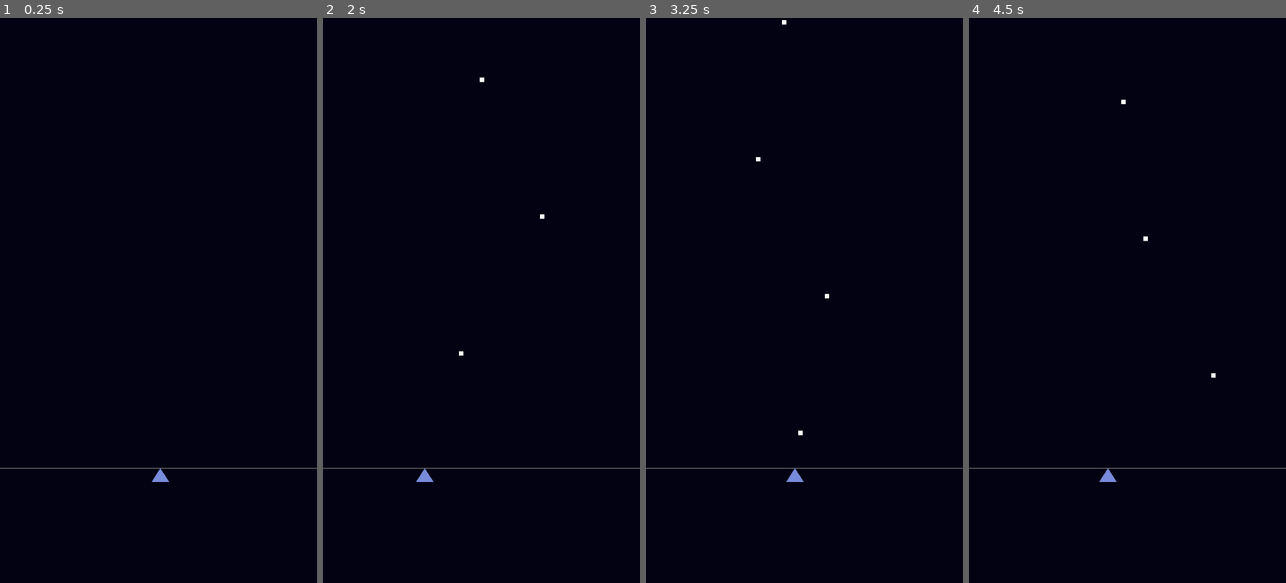
Above: before the commit, frames 1-4 (left to right).
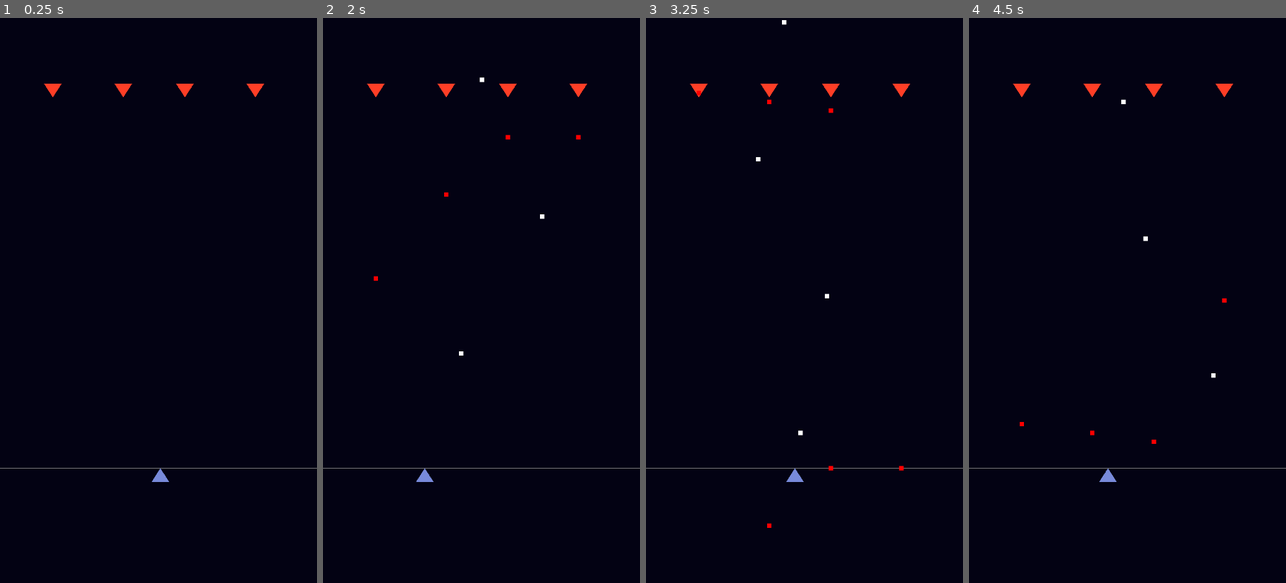
Above: after the commit, the same moments.

Repository: mystal/corneria
Game: Godot game, scene res://levels/proto.tscn
Two runs of this game, one before a commit and one after it. Both use one fixed random seed, a clock stepped at 60 frames per second and the inputs below.
Inputs (mouse positions are in pixels of both pictures, inside the frame that each line leads up to):
- Up to frame 1 (0.25 s): no input
- Up to frame 2 (2 s): tap Enter at 0.5 s; move the mouse to (551, 272) at 0.52 s; hold Right (ui_right) 0.53-1.28 s; tap Space at 1.25 s; move the mouse to (418, 328) at 1.27 s; hold Left (ui_left) from 1.28 s (still down)
- Up to frame 3 (3.25 s): move the mouse to (836, 176) at 2.02 s; release Left (ui_left) at 2.03 s; hold Right (ui_right) from 2.03 s (still down); move the mouse to (788, 413) at 2.77 s
- Up to frame 4 (4.5 s): move the mouse to (1222, 385) at 3.52 s; release Right (ui_right) at 3.53 s; hold Left (ui_left) from 3.53 s (still down); move the mouse to (1032, 215) at 4.27 s

The runs differ from the first frame. In frame 1, 0.3% of the frame differs, in the area x 13-84%, y 11-14%; in frame 2, 0.3%; in frame 3, 0.4%, in the area x 13-84%, y 11-91%; in frame 4, 0.3%.

Commit message:
Add simple enemy shooters and projectile lifetimes

Diff:
--- /dev/null
+++ b/godot/entities/enemies/enemy.gd
@@ -0,0 +1,23 @@
+class_name Enemy
+extends CharacterBody2D
+
+@export_group("Shooter")
+@export var projectile_scene: PackedScene
+@export var fire_rate: float = 2.0
+
+var faction: Enums.Faction = Enums.Faction.ENEMY
+
+@onready var _fire_cooldown: float = randf_range(1.0, 3.0)
+
+func _physics_process(delta: float) -> void:
+	_fire_cooldown -= delta
+	if _fire_cooldown <= 0.0:
+		# Spawn projectile
+		var new_projectile: Projectile = projectile_scene.instantiate()
+		new_projectile.instigator = self
+		new_projectile.position = position
+		new_projectile.dir = Vector2.DOWN
+		get_tree().current_scene.add_child(new_projectile)
+
+		# Reset cooldown
+		_fire_cooldown = randf_range(1.0, 3.0)
--- /dev/null
+++ b/godot/entities/enemies/enemy.tscn
@@ -0,0 +1,20 @@
+[gd_scene load_steps=4 format=3 uid="uid://bqmhpckf5nna4"]
+
+[ext_resource type="Script" path="res://entities/enemies/enemy.gd" id="1_i10bu"]
+[ext_resource type="PackedScene" uid="uid://c87otpe6316rq" path="res://entities/projectiles/projectile.tscn" id="2_41rlg"]
+
+[sub_resource type="CircleShape2D" id="CircleShape2D_k4dri"]
+
+[node name="Enemy" type="CharacterBody2D"]
+motion_mode = 1
+script = ExtResource("1_i10bu")
+projectile_scene = ExtResource("2_41rlg")
+
+[node name="Polygon2D" type="Polygon2D" parent="."]
+position = Vector2(0, -4.5)
+scale = Vector2(1, 0.775)
+color = Color(1, 0.244134, 0.149635, 1)
+polygon = PackedVector2Array(0, -20, 20, 20, -20, 20)
+
+[node name="CollisionShape2D" type="CollisionShape2D" parent="."]
+shape = SubResource("CircleShape2D_k4dri")
--- a/godot/entities/projectiles/projectile.gd
+++ b/godot/entities/projectiles/projectile.gd
@@ -1,5 +1,7 @@
 class_name Projectile
 extends Area2D
+
+var lifetime: float = 5.0
 
 @export_group("Movement")
 @export_range(0.0, 2000.0, 5.0, "or_greater") var speed: float = 600.0
@@ -21,7 +23,12 @@
 var dir: Vector2 = Vector2.ZERO
 
 func _ready() -> void:
-	pass
+	if lifetime > 0.0:
+		$LifetimeTimer.wait_time = lifetime
+		$LifetimeTimer.start()
 
 func _process(delta: float) -> void:
 	position += dir * speed * delta
+
+func _on_lifetime_timer_timeout() -> void:
+	queue_free()
--- a/godot/entities/projectiles/projectile.tscn
+++ b/godot/entities/projectiles/projectile.tscn
@@ -14,3 +14,9 @@
 [node name="CollisionShape2D" type="CollisionShape2D" parent="."]
 shape = SubResource("RectangleShape2D_xpc6v")
 debug_color = Color(0.875, 0.788, 0.549, 0.42)
+
+[node name="LifetimeTimer" type="Timer" parent="."]
+process_callback = 0
+one_shot = true
+
+[connection signal="timeout" from="LifetimeTimer" to="." method="_on_lifetime_timer_timeout"]
--- a/godot/levels/proto.tscn
+++ b/godot/levels/proto.tscn
@@ -1,8 +1,9 @@
-[gd_scene load_steps=2 format=3 uid="uid://cn3eqyqq8m0cj"]
+[gd_scene load_steps=3 format=3 uid="uid://cn3eqyqq8m0cj"]
 
 [ext_resource type="PackedScene" uid="uid://dqg0hcdo0u5in" path="res://entities/player/player.tscn" id="1_gjtow"]
+[ext_resource type="PackedScene" uid="uid://bqmhpckf5nna4" path="res://entities/enemies/enemy.tscn" id="2_ts2fp"]
 
-[node name="Node2D" type="Node2D"]
+[node name="LevelRoot" type="Node2D"]
 
 [node name="PlayerLimitViz" type="Line2D" parent="."]
 position = Vector2(0, -20)
@@ -20,3 +21,19 @@
 
 [node name="PlayerBottomRightLimit" type="Node2D" parent="."]
 position = Vector2(720, 1280)
+
+[node name="Enemy" parent="." instance=ExtResource("2_ts2fp")]
+position = Vector2(120, 160)
+rotation = -3.14159
+
+[node name="Enemy2" parent="." instance=ExtResource("2_ts2fp")]
+position = Vector2(280, 160)
+rotation = -3.14159
+
+[node name="Enemy3" parent="." instance=ExtResource("2_ts2fp")]
+position = Vector2(420, 160)
+rotation = -3.14159
+
+[node name="Enemy4" parent="." instance=ExtResource("2_ts2fp")]
+position = Vector2(580, 160)
+rotation = -3.14159
